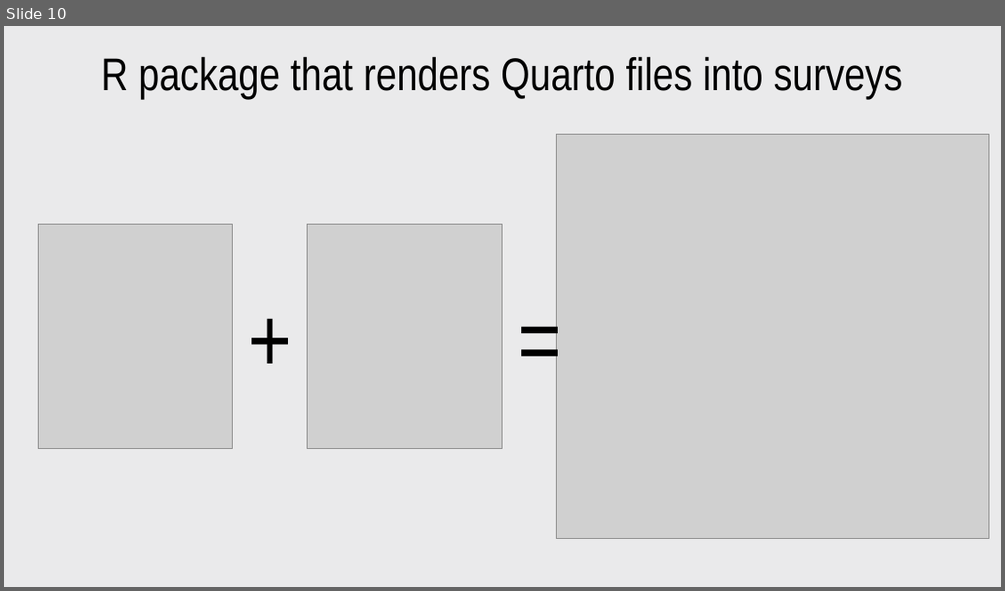
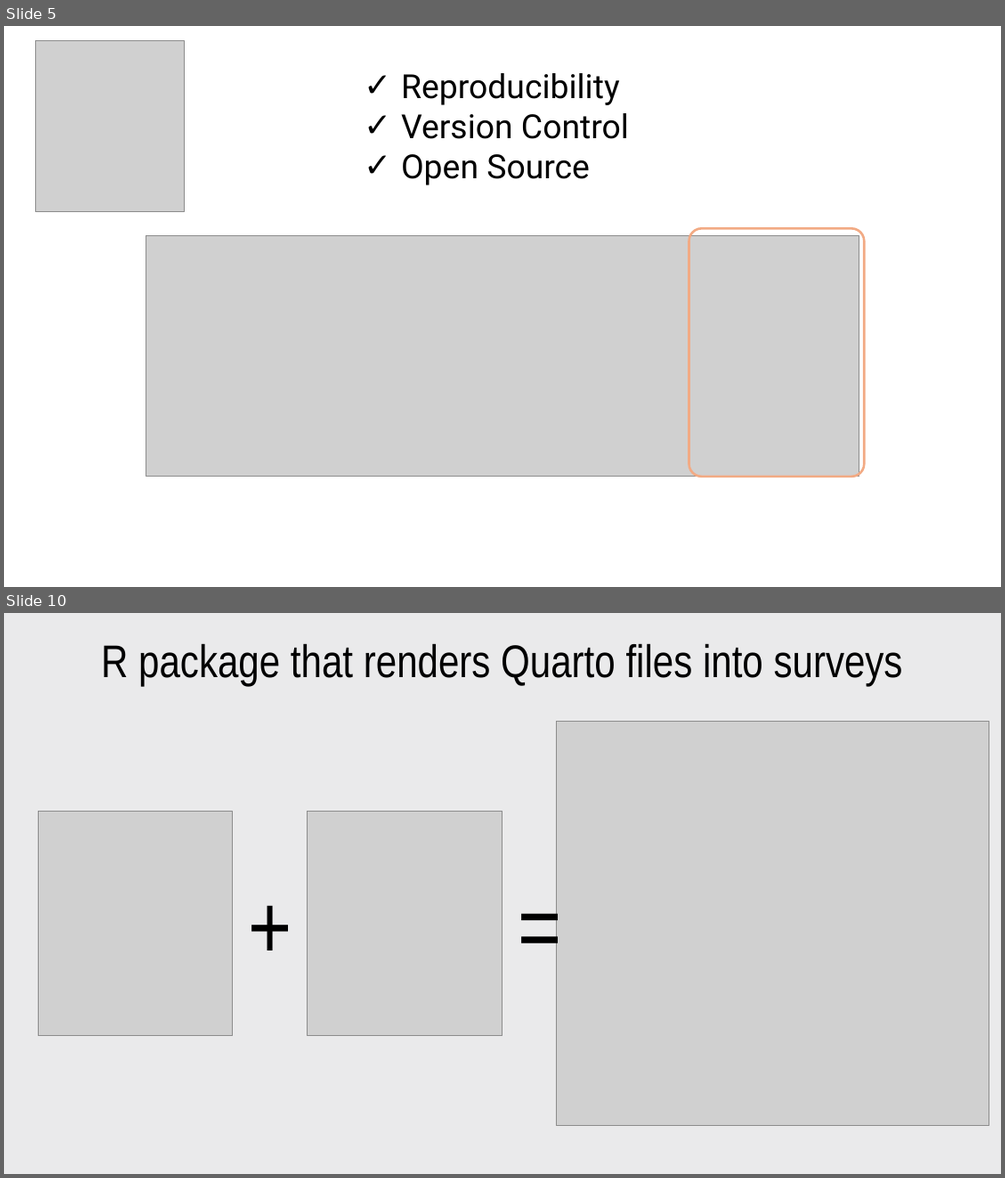
Before and after one commit to jhelvy/2025-posit-conf-surveydown, a slide deck: images/images.pptx. Shown one above the other, each under a label of ours: slide 10 before the commit, slides 5 and 10 after it; the slides between them are not shown. The pictures are 1005x591 and 1005x1178 pixels, drawn with LibreOffice and Linux fonts; fonts in the diff are those of the drawing; grey boxes stand for pictures. Boxes give left, top, right and bottom in pixels: in the first picture for what was removed or moved away, otherwise in the second. Text is boxed around its words. In the diff, an @@ line names an element or a change of style, - is before the commit and + after.

```diff
--- a/images/images.pptx
+++ b/images/images.pptx
@@ slide 5 added at (4,26,1001,587), background #FFFFFF @@
@@ picture added at (35,40,184,211) @@
@@ text added at (401,73,629,185), 32 pt, text #000000 @@
+✓ Reproducibility
+✓ Version Control
+✓ Open Source
@@ picture added at (146,235,859,476) @@
@@ rounded rectangle added at (689,229,864,477), outline #F2AA84 2.25 pt @@
```
Also in this commit, not shown: 6 slides changed, 4 other slides added, 5 slides removed, 16 other files.
